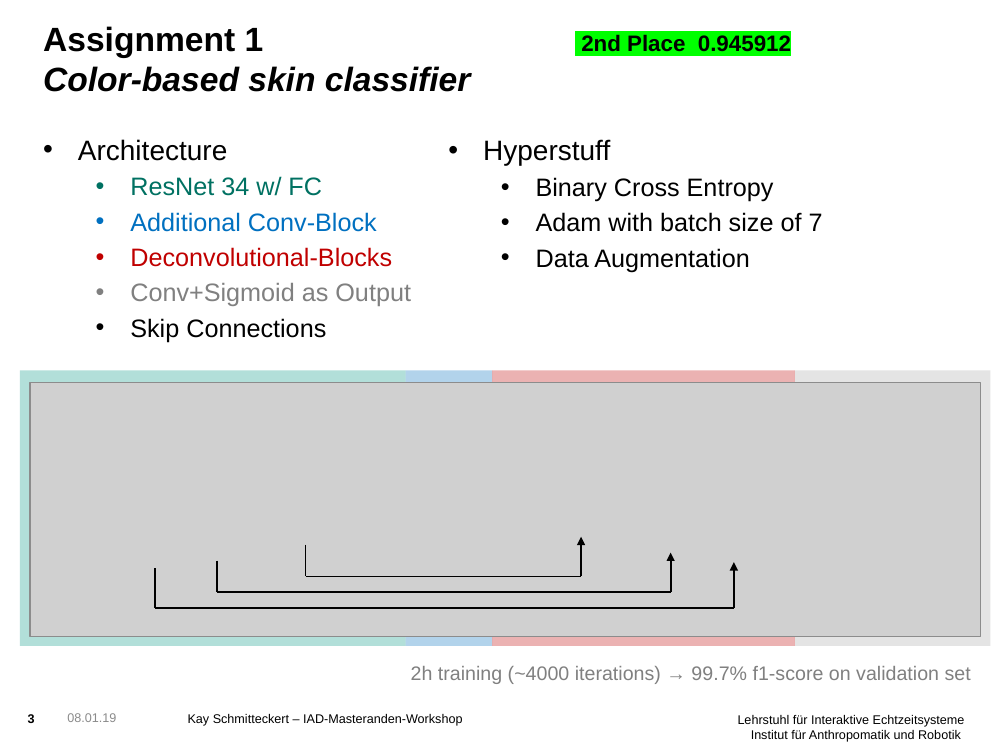
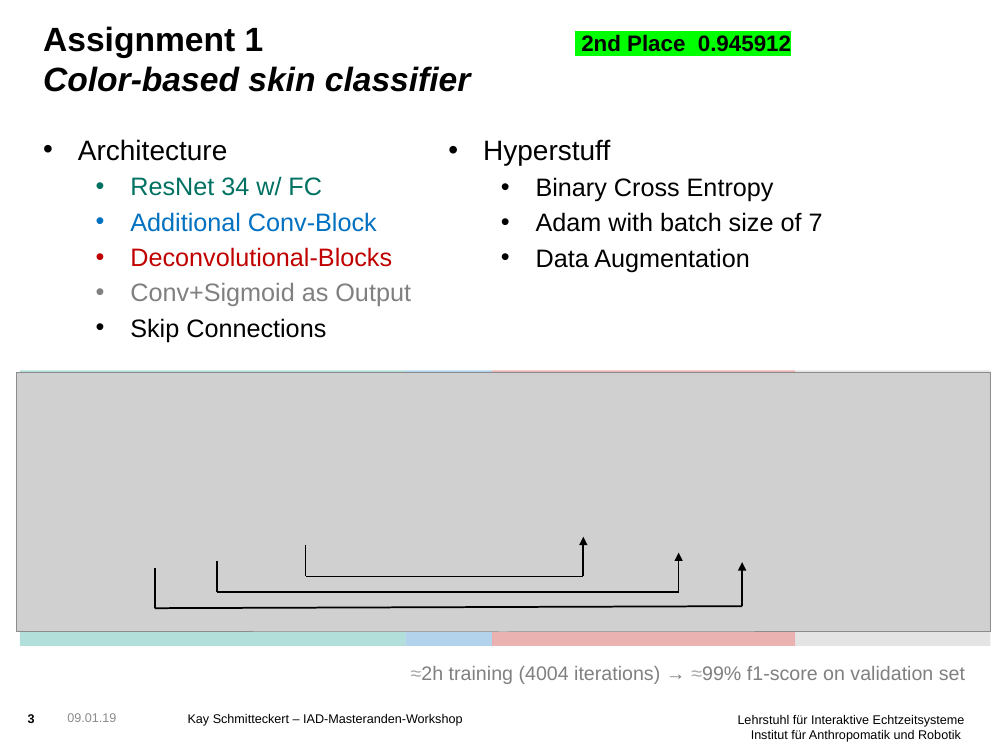
Before and after one commit to kay-es/cvhci, a slide deck: slide 3 of Präsentation/hc_cvhci.pptx. Drawn at 1008x756 pixels with LibreOffice and Linux fonts; fonts in the diff are those of the drawing; grey boxes stand for pictures; background and template pictures are left out. Boxes give left, top, right and bottom in pixels: in the first picture for what was removed or moved away, otherwise in the second. Text is boxed around its words. In the diff, an @@ line names an element or a change of style, - is before the commit and + after.

```diff
--- a/Präsentation/hc_cvhci.pptx
+++ b/Präsentation/hc_cvhci.pptx
@@ picture: place and size @@
-picture at <box>30,383,981,637</box>
+picture at <box>16,372,990,632</box>
@@ arrow moved from (581, 577) - (581, 536) to (584, 577) - (584, 536) @@
@@ arrow moved from (670, 593) - (670, 552) to (678, 593) - (678, 552) @@
@@ arrow moved from (734, 608) - (734, 562) to (742, 606) - (742, 562) @@
@@ line moved from (217, 593) - (670, 593) to (217, 593) - (678, 593) @@
@@ line moved from (155, 608) - (734, 608) to (155, 608) - (742, 606) @@
@@ text at <box>411,666,965,684</box>: text changed @@
-2h training (~4000 iterations) → 99.7% f1-score on validation set
+≈2h training (4004 iterations) → ≈99% f1-score on validation set
```
Also in this commit, not shown: 4 other slides changed, 5 other files.
